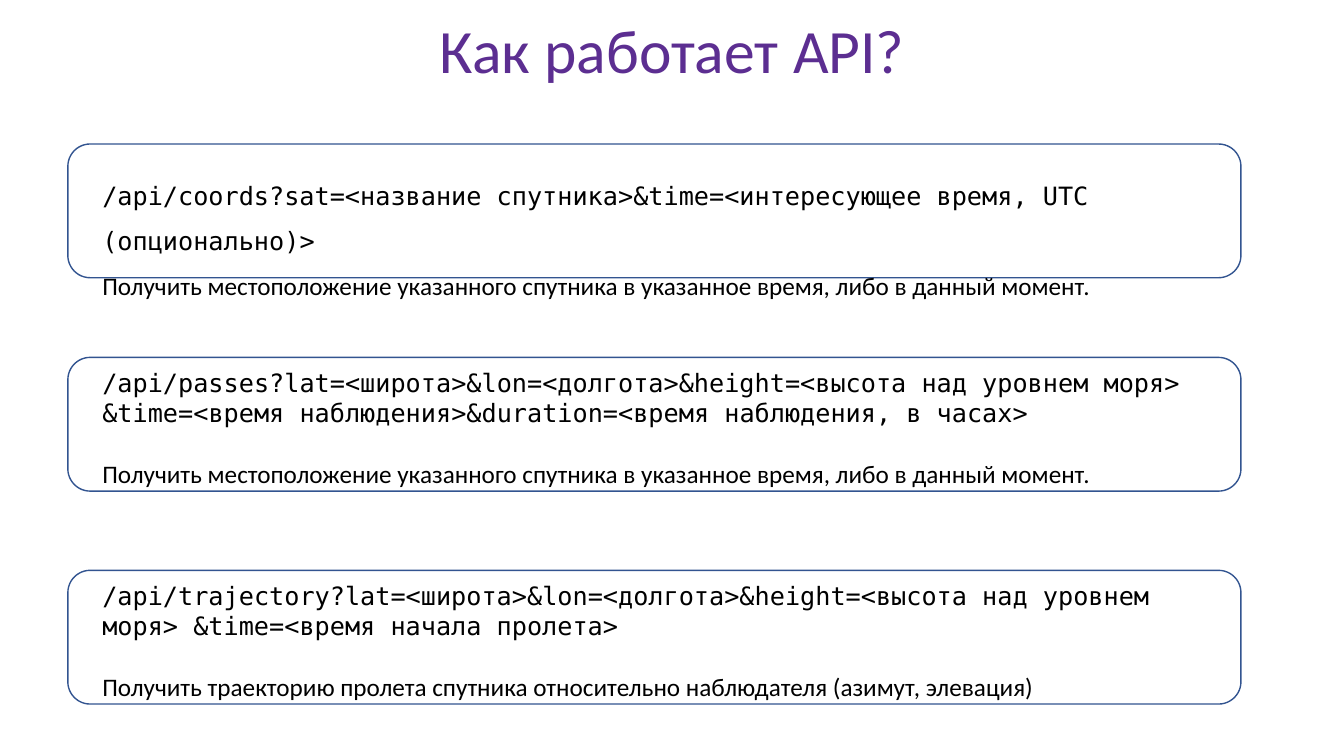
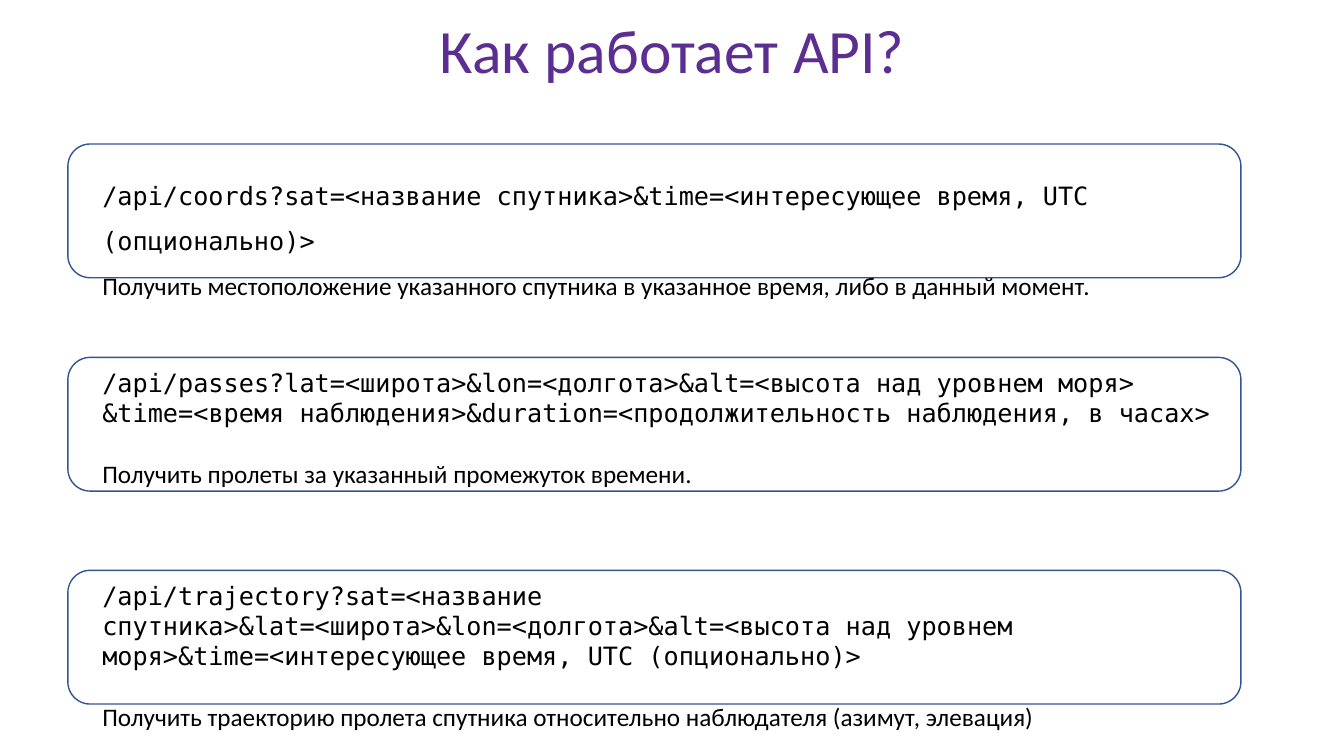
Before and after one commit to SteeperMold/Orbitracker, a slide deck: slide 5 of Orbitalik.pptx. Drawn at 1344x756 pixels with LibreOffice and Linux fonts; fonts in the diff are those of the drawing. Boxes give left, top, right and bottom in pixels: in the first picture for what was removed or moved away, otherwise in the second. Text is boxed around its words. In the diff, an @@ line names an element or a change of style, - is before the commit and + after.

Commit message:
Update presentation

```diff
--- a/Orbitalik.pptx
+++ b/Orbitalik.pptx
@@ text at box(102, 372, 1210, 487): text changed @@
-/api/passes?lat=<широта>&lon=<долгота>&height=<высота над уровнем моря> &time=<время наблюдения>&duration=<время наблюдения, в часах>
-Получить местоположение указанного спутника в указанное время, либо в данный момент.
+/api/passes?lat=<широта>&lon=<долгота>&alt=<высота над уровнем моря> &time=<время наблюдения>&duration=<продолжительность наблюдения, в часах>
+Получить пролеты за указанный промежуток времени.
@@ text at box(102, 586, 1012, 671): text changed @@
-/api/trajectory?lat=<широта>&lon=<долгота>&height=<высота над уровнем моря> &time=<время начала пролета>
+/api/trajectory?sat=<название спутника>&lat=<широта>&lon=<долгота>&alt=<высота над уровнем моря>&time=<интересующее время, UTC (опционально)>
```
Also in this commit, not shown: 2 other slides changed, 1 other file.
